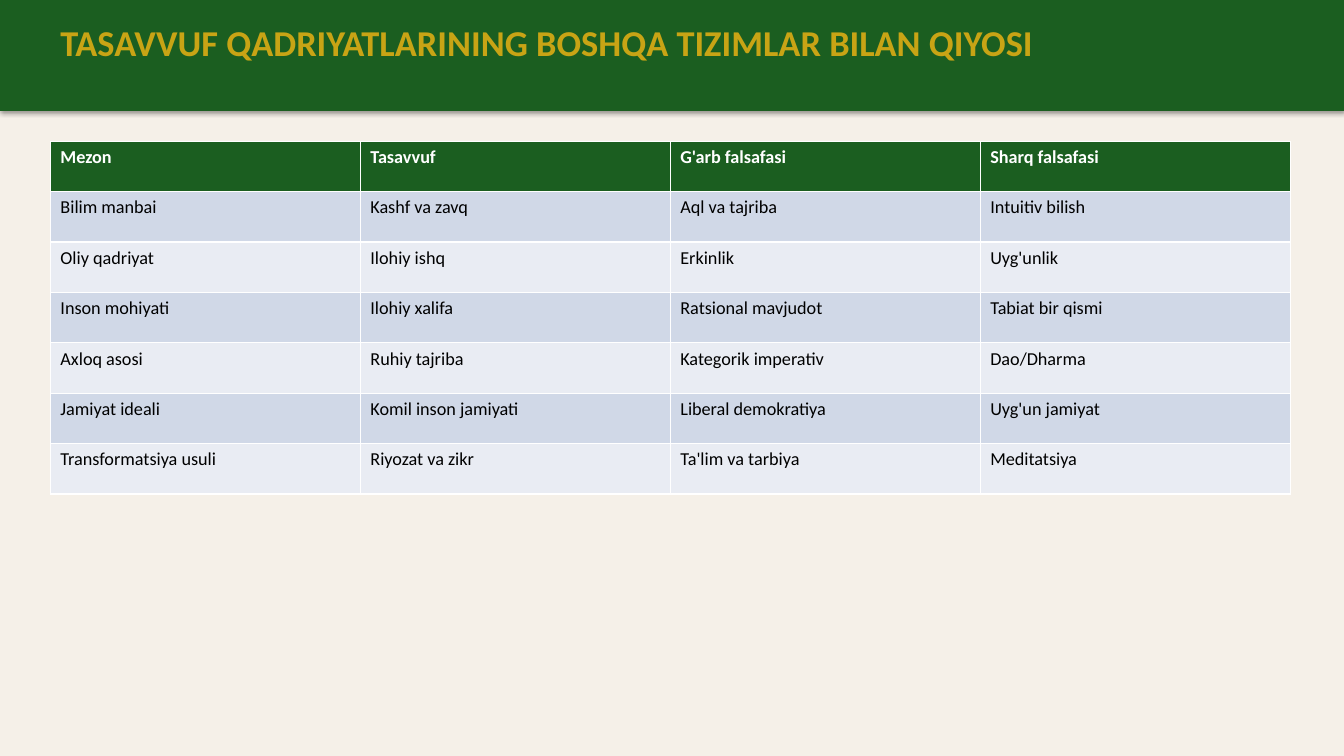
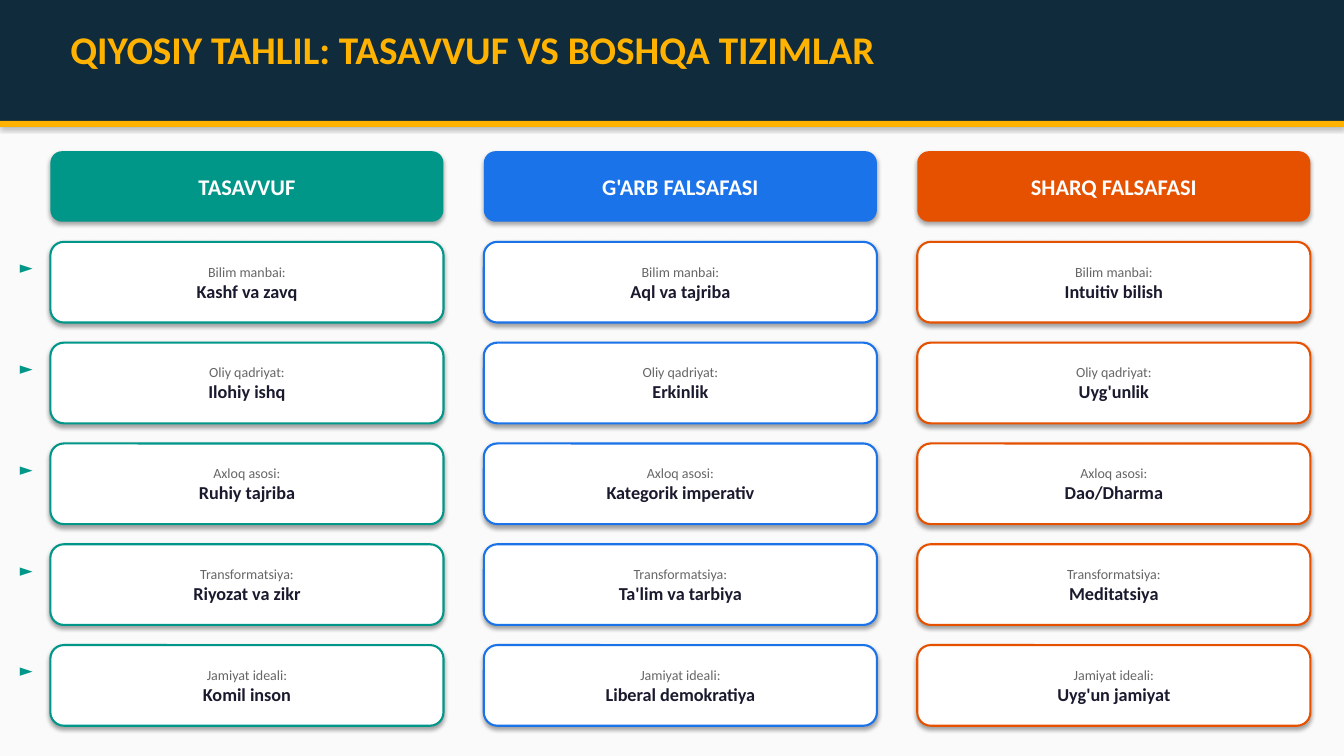
Before and after one commit to chinpolatovumidjon88-lab/BADIRYAR, a slide deck: slide 7 of Tasavvuf_Qadriyatlar_Taqdimot.pptx. Drawn at 1344x756 pixels with LibreOffice and Linux fonts; fonts in the diff are those of the drawing. Boxes give left, top, right and bottom in pixels: in the first picture for what was removed or moved away, otherwise in the second. Text is boxed around its words. In the diff, an @@ line names an element or a change of style, - is before the commit and + after.

Commit message:
Tasavvuf taqdimoti v2: grafiklar, sxemalar, diagrammalar bilan

```diff
--- a/Tasavvuf_Qadriyatlar_Taqdimot.pptx
+++ b/Tasavvuf_Qadriyatlar_Taqdimot.pptx
@@ background #F5F0E8 to #FAFAFA @@
@@ rectangle: place and size @@
-rectangle at box(0, 0, 1344, 111)
+rectangle at box(0, 0, 1344, 121)
@@ rectangle at box(0, 0, 1344, 121): fill #1B5E20 to #0F2B3C @@
@@ text at box(70, 38, 875, 69): text changed; size 26 to 28 pt; text colour #C8A415 to #FFB300 @@
-TASAVVUF QADRIYATLARINING BOSHQA TIZIMLAR BILAN QIYOSI
+QIYOSIY TAHLIL: TASAVVUF VS BOSHQA TIZIMLAR
@@ rectangle added at box(0, 121, 1344, 127), fill #FFB300 @@
@@ table removed at box(50, 141, 1293, 494), 7 rows, 4 columns @@
-Mezon | Tasavvuf | G'arb falsafasi | Sharq falsafasi
-Bilim manbai | Kashf va zavq | Aql va tajriba | Intuitiv bilish
-Oliy qadriyat | Ilohiy ishq | Erkinlik | Uyg'unlik
-Inson mohiyati | Ilohiy xalifa | Ratsional mavjudot | Tabiat bir qismi
-Axloq asosi | Ruhiy tajriba | Kategorik imperativ | Dao/Dharma
-Jamiyat ideali | Komil inson jamiyati | Liberal demokratiya | Uyg'un jamiyat
-Transformatsiya usuli | Riyozat va zikr | Ta'lim va tarbiya | Meditatsiya
@@ rounded rectangle added at box(50, 151, 444, 222), fill #009688, 16 pt, text #FFFFFF, bold @@
+TASAVVUF
@@ rounded rectangle added at box(484, 151, 877, 222), fill #1A73E8, 16 pt, text #FFFFFF, bold @@
+G'ARB FALSAFASI
@@ rounded rectangle added at box(918, 151, 1311, 222), fill #E65100, 16 pt, text #FFFFFF, bold @@
+SHARQ FALSAFASI
@@ text added at box(10, 252, 50, 302), 12 pt, text #009688, bold @@
+►
@@ rounded rectangle added at box(50, 242, 444, 323), fill #FFFFFF, outline #009688 1.5 pt, 10 pt, text #666666 @@
+Bilim manbai:
+Kashf va zavq
@@ rounded rectangle added at box(484, 242, 877, 323), fill #FFFFFF, outline #1A73E8 1.5 pt, 10 pt, text #666666 @@
+Bilim manbai:
+Aql va tajriba
@@ rounded rectangle added at box(918, 242, 1311, 323), fill #FFFFFF, outline #E65100 1.5 pt, 13 pt, text #1A1A2E, bold @@
+Bilim manbai:
+Intuitiv bilish
@@ text added at box(10, 353, 50, 403), 12 pt, text #009688, bold @@
+►
@@ rounded rectangle added at box(50, 343, 444, 423), fill #FFFFFF, outline #009688 1.5 pt, 10 pt, text #666666 @@
+Oliy qadriyat:
+Ilohiy ishq
@@ rounded rectangle added at box(484, 343, 877, 423), fill #FFFFFF, outline #1A73E8 1.5 pt, 10 pt, text #666666 @@
+Oliy qadriyat:
+Erkinlik
@@ rounded rectangle added at box(918, 343, 1311, 423), fill #FFFFFF, outline #E65100 1.5 pt, 10 pt, text #666666 @@
+Oliy qadriyat:
+Uyg'unlik
@@ rounded rectangle added at box(50, 444, 444, 524), fill #FFFFFF, outline #009688 1.5 pt, 13 pt, text #1A1A2E, bold @@
+Axloq asosi:
+Ruhiy tajriba
@@ rounded rectangle added at box(484, 444, 877, 524), fill #FFFFFF, outline #1A73E8 1.5 pt, 13 pt, text #1A1A2E, bold @@
+Axloq asosi:
+Kategorik imperativ
@@ rounded rectangle added at box(918, 444, 1311, 524), fill #FFFFFF, outline #E65100 1.5 pt, 10 pt, text #666666 @@
+Axloq asosi:
+Dao/Dharma
@@ text added at box(10, 454, 50, 504), 12 pt, text #009688, bold @@
+►
@@ text added at box(10, 555, 50, 605), 12 pt, text #009688, bold @@
+►
@@ rounded rectangle added at box(50, 544, 444, 625), fill #FFFFFF, outline #009688 1.5 pt, 10 pt, text #666666 @@
+Transformatsiya:
+Riyozat va zikr
@@ rounded rectangle added at box(484, 544, 877, 625), fill #FFFFFF, outline #1A73E8 1.5 pt, 10 pt, text #666666 @@
+Transformatsiya:
+Ta'lim va tarbiya
@@ rounded rectangle added at box(918, 544, 1311, 625), fill #FFFFFF, outline #E65100 1.5 pt, 10 pt, text #666666 @@
+Transformatsiya:
+Meditatsiya
@@ text added at box(10, 655, 50, 706), 12 pt, text #009688, bold @@
+►
@@ rounded rectangle added at box(50, 645, 444, 726), fill #FFFFFF, outline #009688 1.5 pt, 10 pt, text #666666 @@
+Jamiyat ideali:
+Komil inson
@@ rounded rectangle added at box(484, 645, 877, 726), fill #FFFFFF, outline #1A73E8 1.5 pt, 13 pt, text #1A1A2E, bold @@
+Jamiyat ideali:
+Liberal demokratiya
@@ rounded rectangle added at box(918, 645, 1311, 726), fill #FFFFFF, outline #E65100 1.5 pt, 10 pt, text #666666 @@
+Jamiyat ideali:
+Uyg'un jamiyat
```
Also in this commit, not shown: 13 other slides changed, 1 slide added, 1 slide removed.
